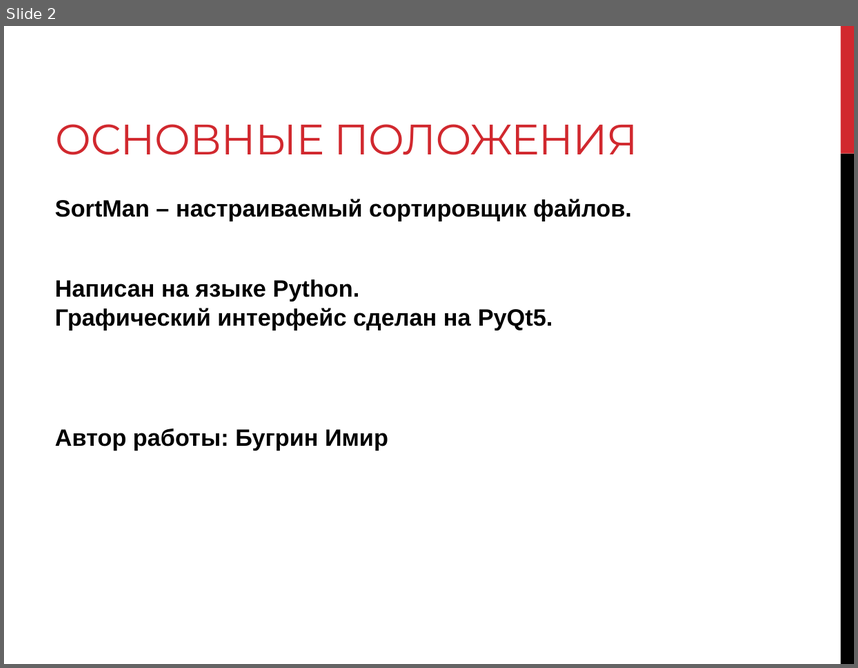
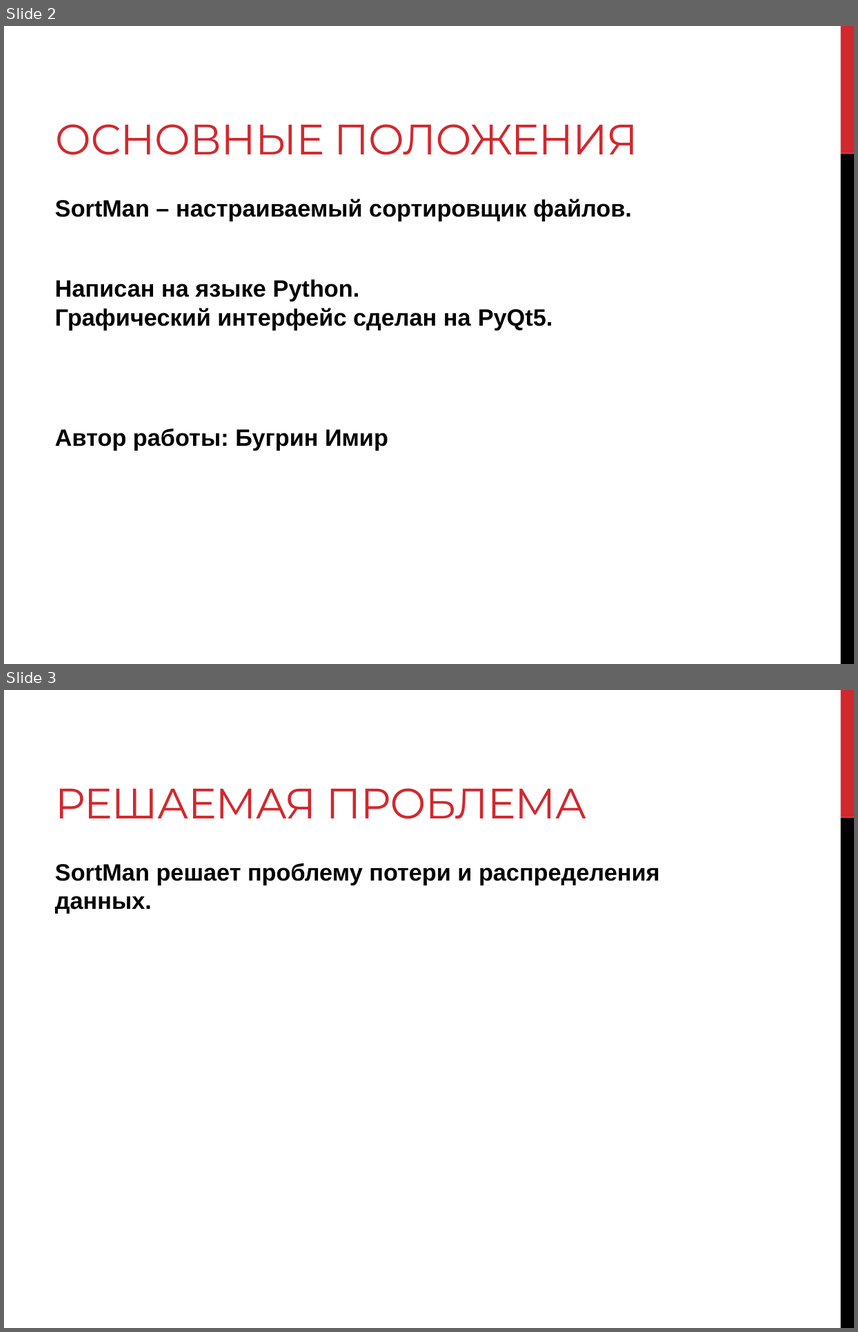
Before and after one commit to mdalifich/SortMan, a slide deck: SortMan.pptx. Shown one above the other, each under a label of ours: slide 2 before the commit, slides 2 and 3 after it. The pictures are 858x668 and 858x1332 pixels, drawn with LibreOffice and Linux fonts; fonts in the diff are those of the drawing. Boxes give left, top, right and bottom in pixels: in the first picture for what was removed or moved away, otherwise in the second. Text is boxed around its words. In the diff, an @@ line names an element or a change of style, - is before the commit and + after.

```diff
--- a/SortMan.pptx
+++ b/SortMan.pptx
@@ slide 3 added at (4,690,854,1328), background #FFFFFF; not listed: 2 template elements that a slide beside it also shows @@
@@ title added at (55,788,587,819), 36 pt, text #D1282E @@
+РЕШАЕМАЯ ПРОБЛЕМА
@@ text added at (55,863,660,914), 20 pt, text #000000, bold @@
+SortMan решает проблему потери и распределения данных.
```
